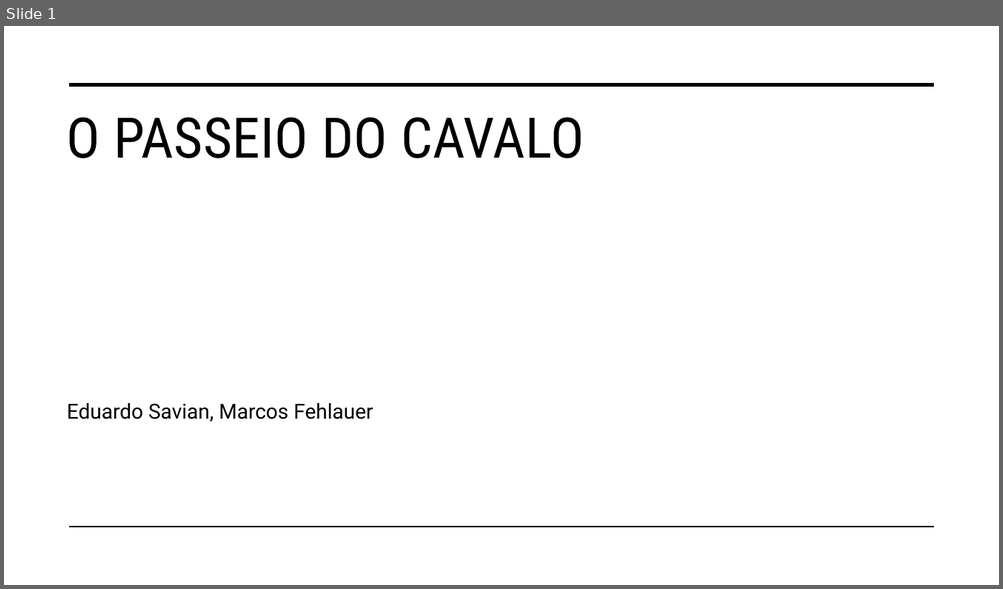
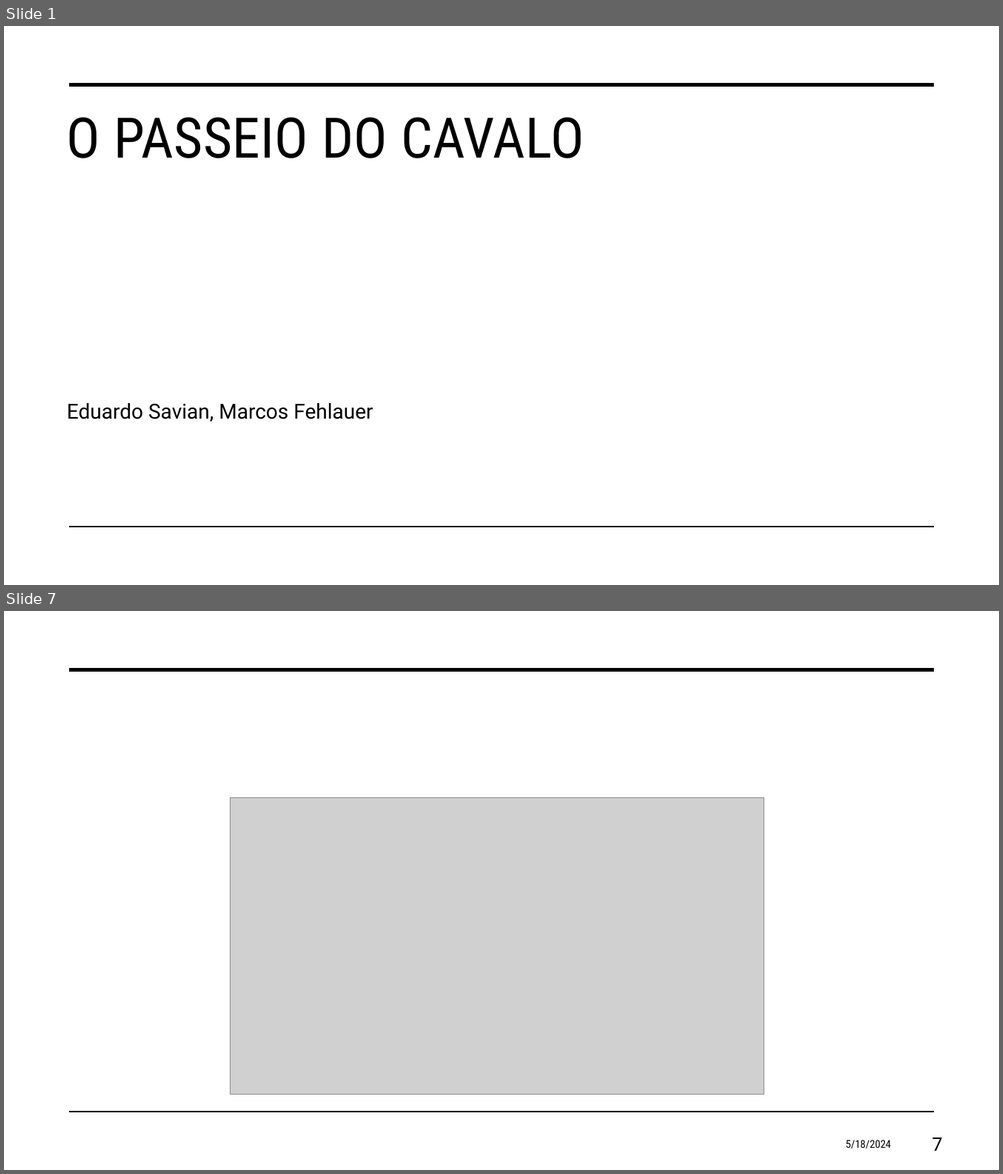
Before and after one commit to eduardosavian/chess-horse-tour, a slide deck: Presentation.pptx. Shown one above the other, each under a label of ours: slide 1 before the commit, slides 1 and 7 after it; the slides between them are not shown. The pictures are 1003x589 and 1003x1174 pixels, drawn with LibreOffice and Linux fonts; fonts in the diff are those of the drawing; grey boxes stand for pictures. Boxes give left, top, right and bottom in pixels: in the first picture for what was removed or moved away, otherwise in the second. Text is boxed around its words. In the diff, an @@ line names an element or a change of style, - is before the commit and + after.

```diff
--- a/Presentation.pptx
+++ b/Presentation.pptx
@@ slide 7 added at [4,611,999,1170], background #FFFFFF; not listed: 2 template elements that a slide beside it also shows @@
@@ picture added at [231,798,764,1095] @@
@@ text added at [845,1140,891,1149], 10.5 pt, text #000000 @@
+5/18/2024
@@ page number added at [932,1138,942,1151], 18 pt, text #000000 @@
+7
```
Also in this commit, not shown: 5 slides changed, 2 other slides added, 8 other files.
